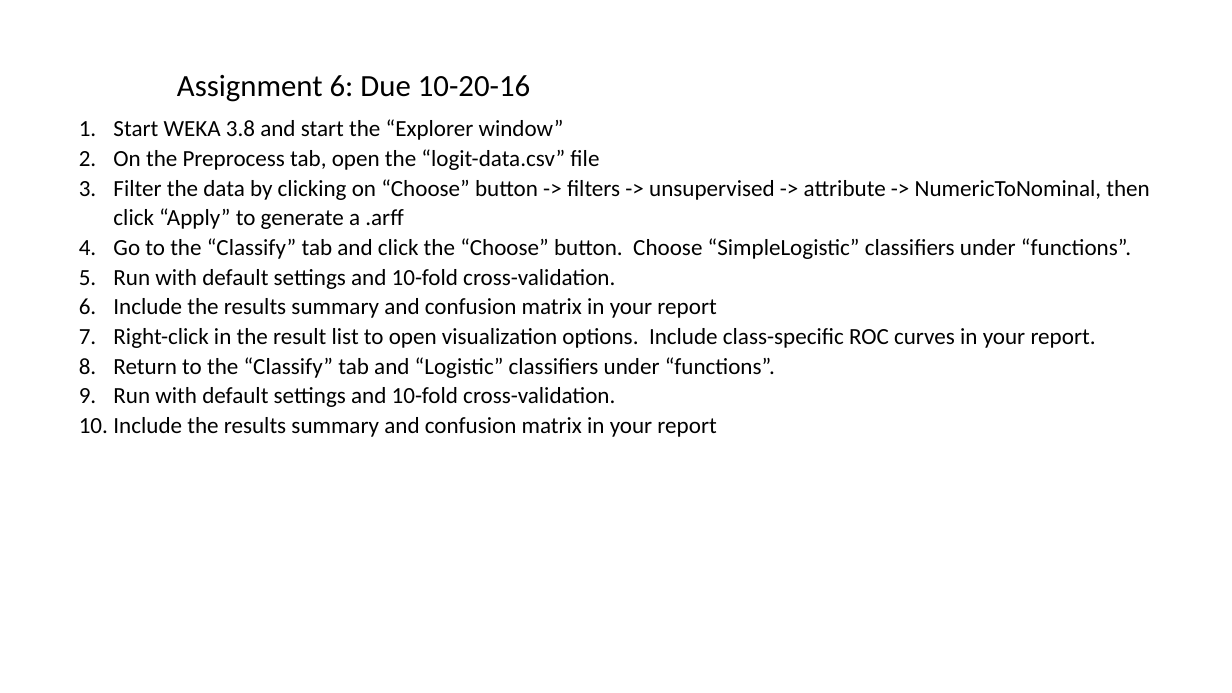
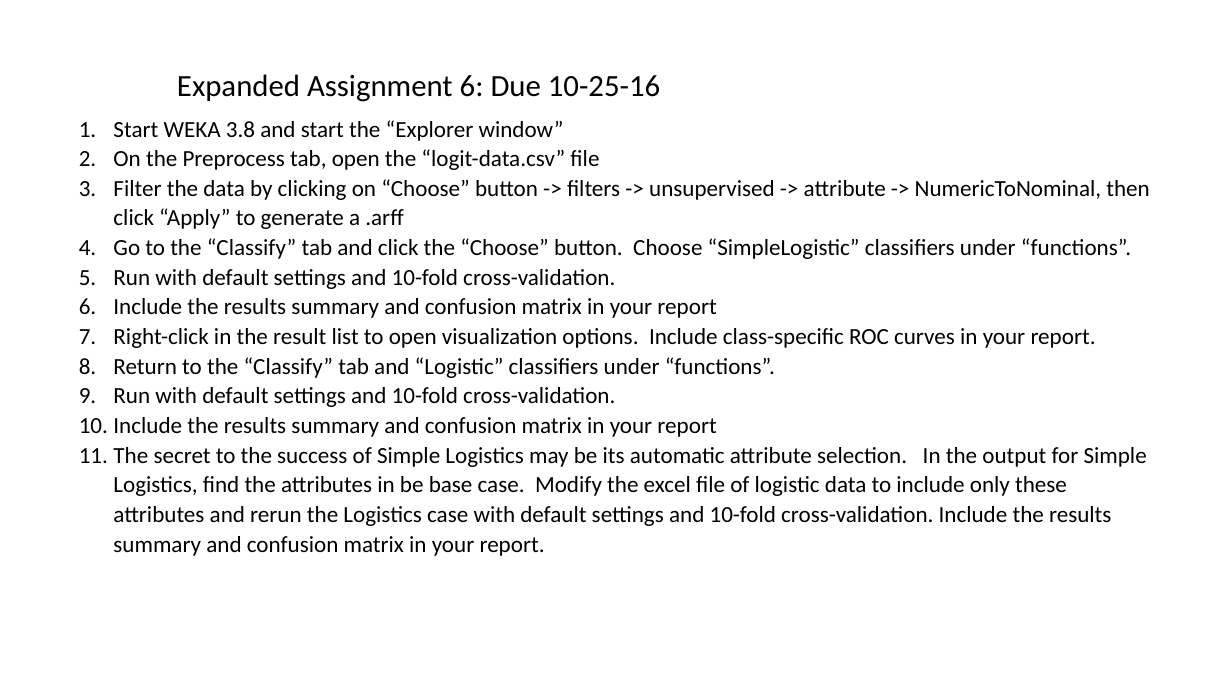
Before and after one commit to zhy9036/cs_2016_fall, a slide deck: slide 5 of 534_ANN/assignments fall 2016.pptx. Drawn at 1232x693 pixels with LibreOffice and Linux fonts; fonts in the diff are those of the drawing. Boxes give left, top, right and bottom in pixels: in the first picture for what was removed or moved away, otherwise in the second. Text is boxed around its words. In the diff, an @@ line names an element or a change of style, - is before the commit and + after.

```diff
--- a/534_ANN/assignments fall 2016.pptx
+++ b/534_ANN/assignments fall 2016.pptx
@@ text at <box>177,74,660,102</box>: text changed @@
-Assignment 6: Due 10-20-16
+Expanded Assignment 6: Due 10-25-16
@@ text at <box>113,447,1147,556</box>: paragraph added @@
+11. The secret to the success of Simple Logistics may be its automatic attribute selection. In the output for Simple Logistics, find the attributes in be base case. Modify the excel file of logistic data to include only these attributes and rerun the Logistics case with default settings and 10-fold cross-validation. Include the results summary and confusion matrix in your report.
```
Also in this commit, not shown: 10 other files.
